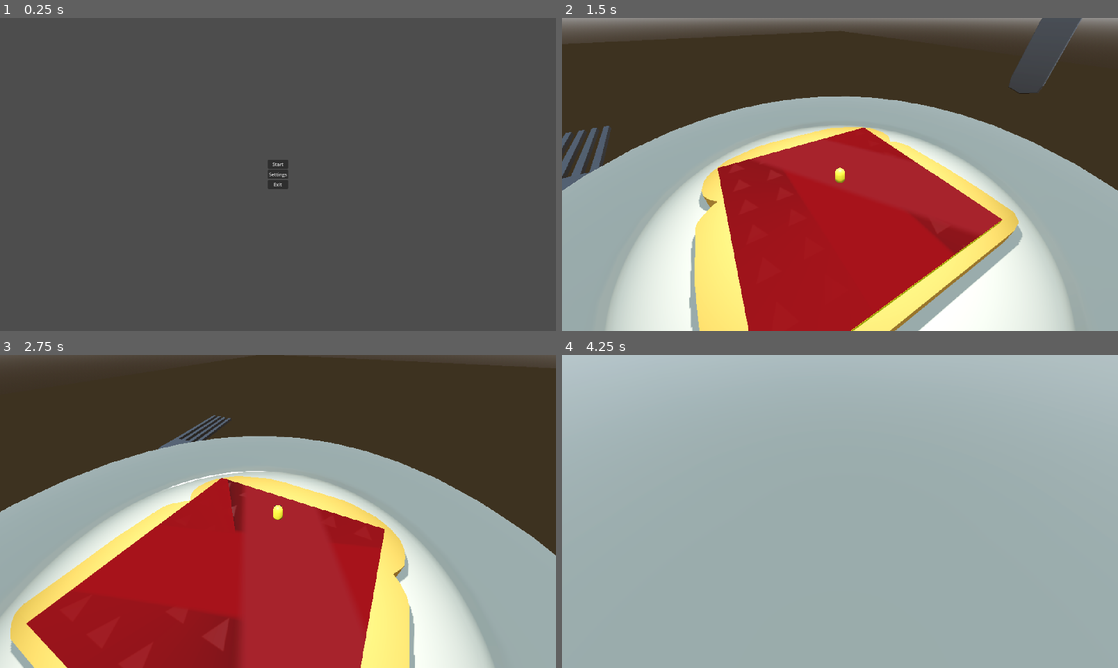
Above: before the commit, frames 1-4 (two rows, left to right).
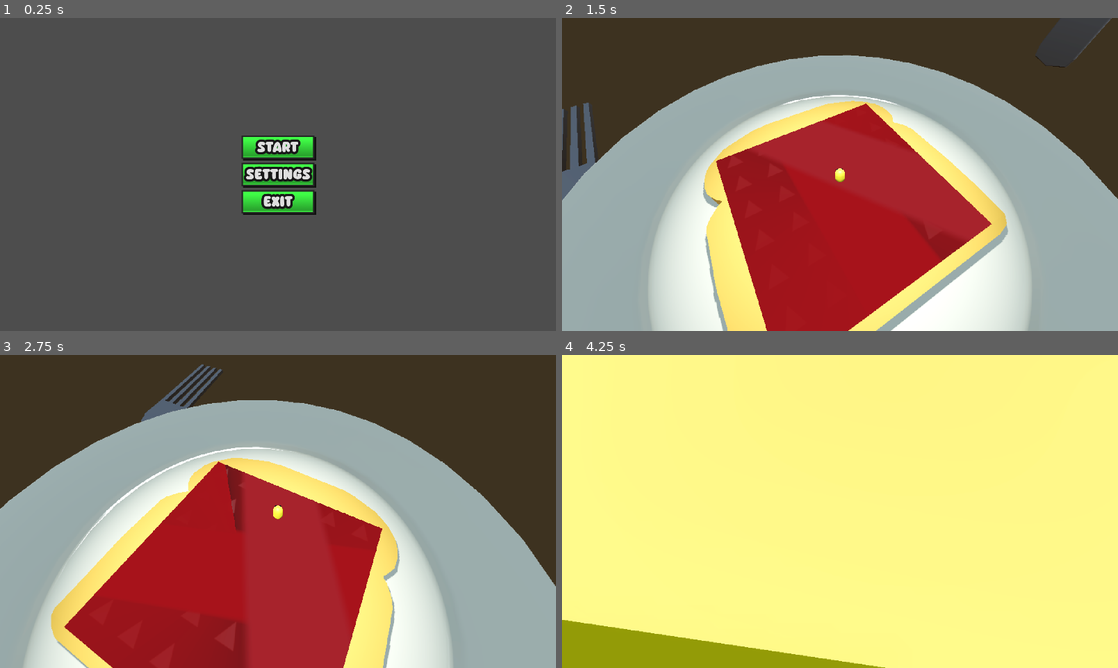
Above: after the commit, the same moments.

Repository: wolfthewizard/mages-breakfast
Game: Godot game, scene res://scenes/environments/menu/menu.tscn
Two runs of this game, one before a commit and one after it. Both use one fixed random seed, a clock stepped at 60 frames per second and the inputs below.
Inputs (mouse positions are in pixels of both pictures, inside the frame that each line leads up to):
- Up to frame 1 (0.25 s): no input
- Up to frame 2 (1.5 s): click "Start" at 0.5 s; move the mouse to (867, 174) at 1.27 s; hold W (up) from 1.28 s (still down)
- Up to frame 3 (2.75 s): keep holding W (up); tap Space (jump) at 1.52, 2.27 s; move the mouse to (250, 511) at 2.02 s
- Up to frame 4 (4.25 s): keep holding W (up); move the mouse to (851, 505) at 2.77 s; move the mouse to (834, 517) at 3.52 s; tap Space (jump) at 3.77 s

The runs differ from the first frame. In frame 1, 3.1% of the frame differs, in the area x 43-57%, y 37-63%; in frame 2, 34%; in frame 3, 25%; in frame 4, 100%, in the area x 0-100%, y 0-100%.

Commit message:
added basic theme

Diff:
--- /dev/null
+++ b/Mage's Breakfast/assets/ui/main_theme.tres
@@ -0,0 +1,26 @@
+[gd_resource type="Theme" load_steps=5 format=3 uid="uid://bv2c77sye0n00"]
+
+[ext_resource type="Texture2D" uid="uid://dul375a3dxabg" path="res://assets/ui/pane.png" id="1_5ysfc"]
+[ext_resource type="Texture2D" uid="uid://cfqlqukulre6f" path="res://assets/ui/pane_brighter.png" id="1_dh76q"]
+
+[sub_resource type="StyleBoxTexture" id="StyleBoxTexture_ed5vq"]
+texture = ExtResource("1_dh76q")
+texture_margin_left = 20.0
+texture_margin_top = 20.0
+texture_margin_right = 20.0
+texture_margin_bottom = 20.0
+
+[sub_resource type="StyleBoxTexture" id="StyleBoxTexture_0i68o"]
+texture = ExtResource("1_5ysfc")
+texture_margin_left = 20.0
+texture_margin_top = 20.0
+texture_margin_right = 20.0
+texture_margin_bottom = 20.0
+
+[resource]
+Button/colors/font_outline_color = Color(0.0941176, 0.0941176, 0.0941176, 1)
+Button/constants/outline_size = 32
+Button/font_sizes/font_size = 48
+Button/styles/hover = SubResource("StyleBoxTexture_ed5vq")
+Button/styles/normal = SubResource("StyleBoxTexture_0i68o")
+Label/font_sizes/font_size = 48
--- a/Mage's Breakfast/project.godot
+++ b/Mage's Breakfast/project.godot
@@ -39,6 +39,11 @@
 "res://scenes/gui/": "green"
 }
 
+[gui]
+
+theme/custom="res://assets/ui/main_theme.tres"
+theme/custom_font="res://assets/ui/Sobiscuit.ttf"
+
 [input]
 
 up={
Binary file added: Mage's Breakfast/assets/ui/Sobiscuit.ttf
Not shown, added: Mage's Breakfast/assets/ui/Sobiscuit.ttf.import
Binary file added: Mage's Breakfast/assets/ui/pane.png
Not shown, added: Mage's Breakfast/assets/ui/pane.png.import
Binary file added: Mage's Breakfast/assets/ui/pane_brighter.png
Not shown, added: Mage's Breakfast/assets/ui/pane_brighter.png.import
